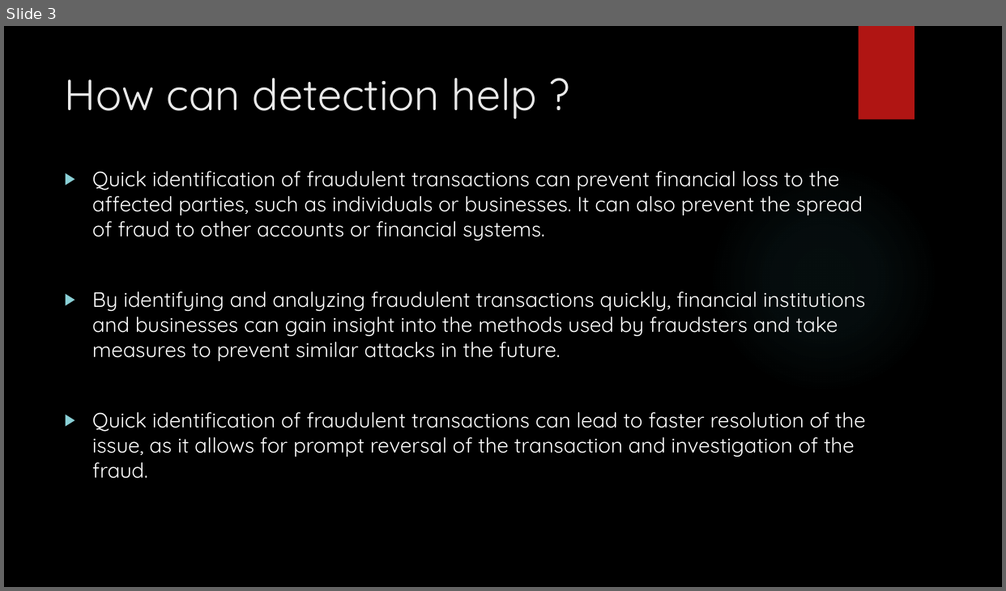
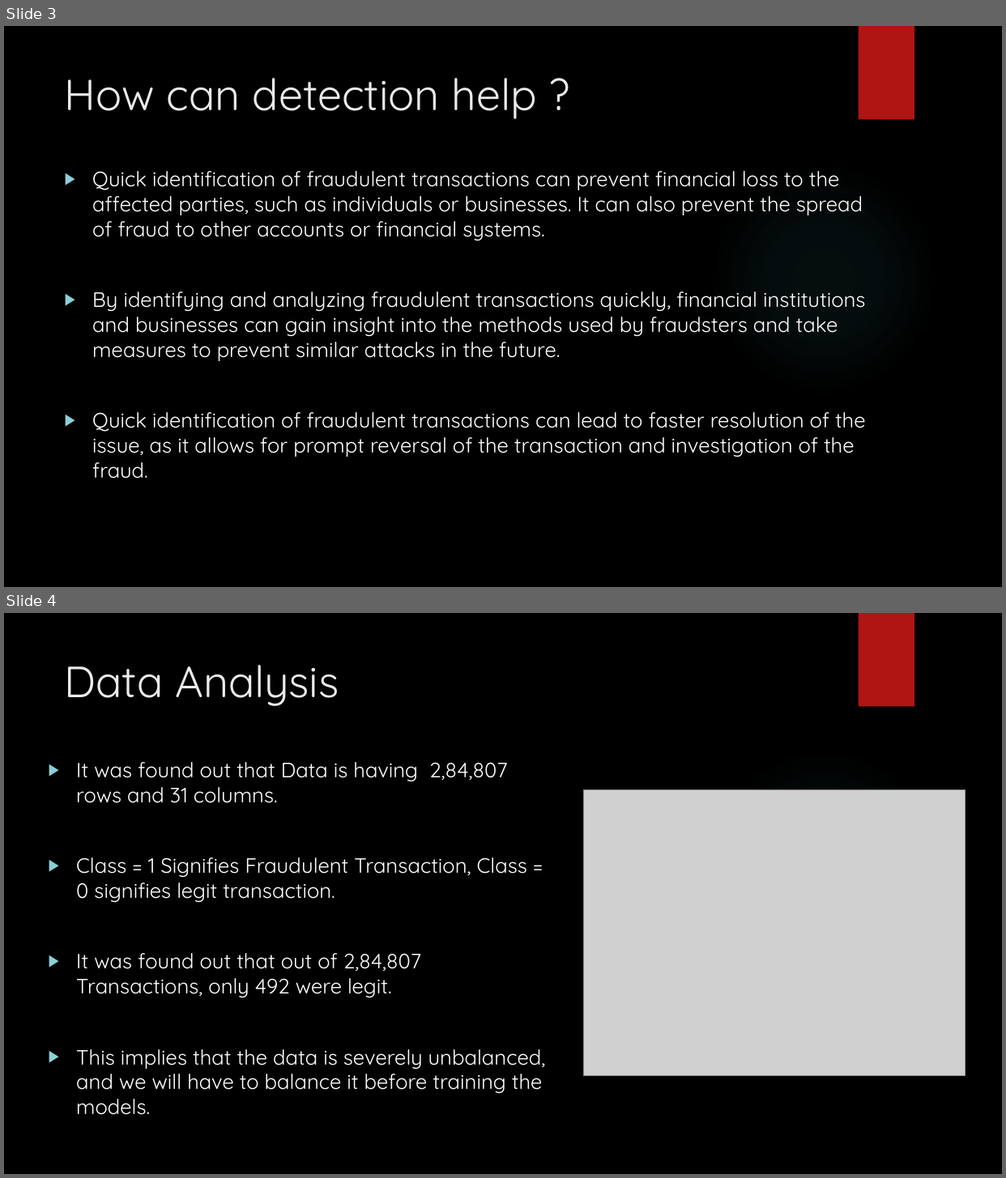
Before and after one commit to de-coding-life/Credit_Card_Fraud_Detection, a slide deck: Presentation/Presentation.pptx. Shown one above the other, each under a label of ours: slide 3 before the commit, slides 3 and 4 after it. The pictures are 1006x591 and 1006x1178 pixels, drawn with LibreOffice and Linux fonts; fonts in the diff are those of the drawing; grey boxes stand for pictures; background and template pictures are left out. Boxes give left, top, right and bottom in pixels: in the first picture for what was removed or moved away, otherwise in the second. Text is boxed around its words. In the diff, an @@ line names an element or a change of style, - is before the commit and + after.

```diff
--- a/Presentation/Presentation.pptx
+++ b/Presentation/Presentation.pptx
@@ slide 4 added at (4,613,1002,1174), background picture (left out); not listed: 2 template elements that a slide beside it also shows @@
@@ title added at (65,665,339,706), 42 pt, text #EBEBEB @@
+Data Analysis
@@ text added at (76,762,546,1115), 20 pt, text #FFFFFF @@
+▶ It was found out that Data is having 2,84,807 rows and 31 columns.
+▶ Class = 1 Signifies Fraudulent Transaction, Class = 0 signifies legit transaction.
+▶ It was found out that out of 2,84,807 Transactions, only 492 were legit.
+▶ This implies that the data is severely unbalanced, and we will have to balance it before training the models.
@@ picture added at (583,790,965,1076) @@
```
Also in this commit, not shown: 1 slide changed, 7 other slides added, 7 other files.
